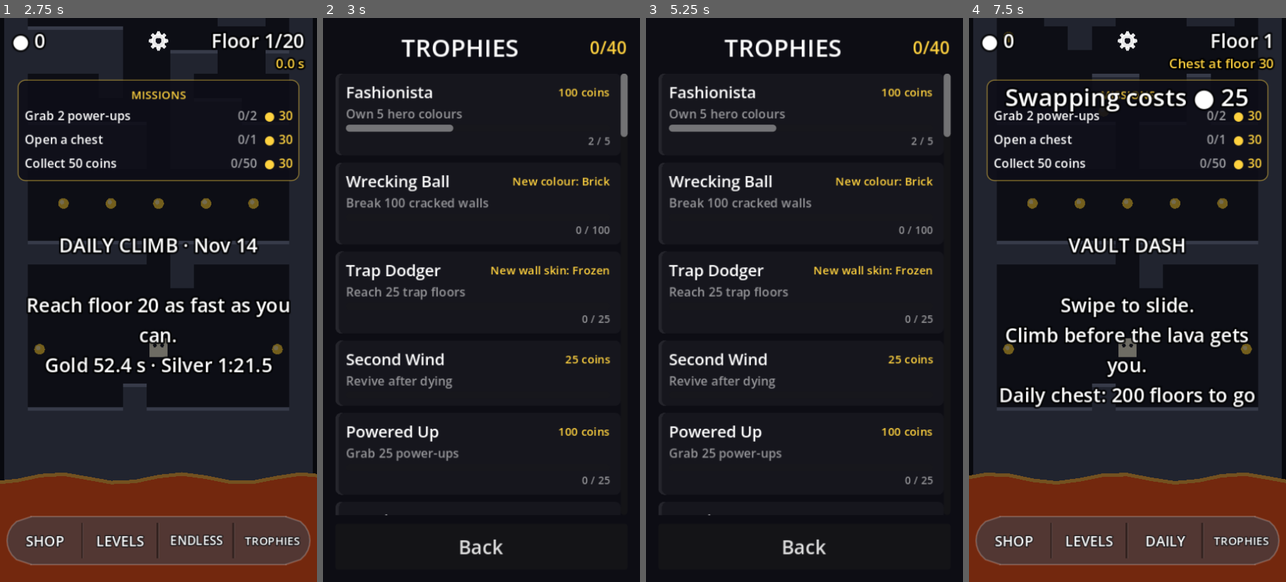
Above: before the commit, frames 1-4 (left to right).
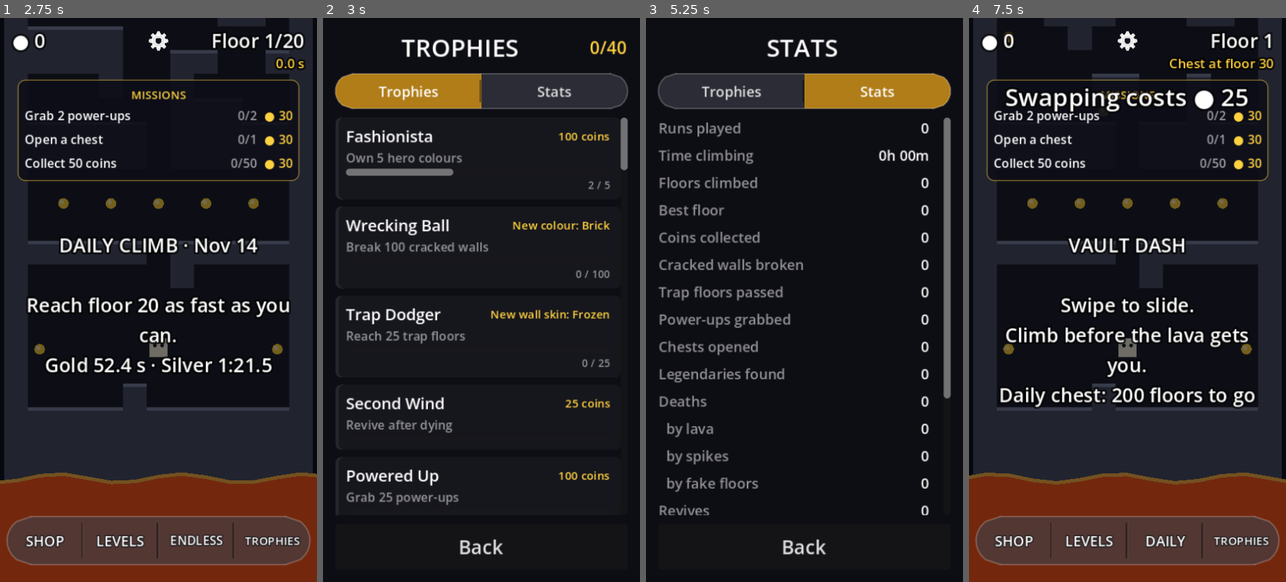
Above: after the commit, the same moments.

Repository: erelcaferm/vault-dash
Game: Godot game, scene res://scenes/main.tscn
Same seed, same stepped clock (60 frames per second), same inputs: the game is played once before the commit and once after it.
Inputs (mouse positions are in pixels of both pictures, inside the frame that each line leads up to):
- Up to frame 1 (2.75 s): click "SHOP" at 0.5 s; click "LEVELS" at 1.25 s; click "DAILY" at 2 s
- Up to frame 2 (3 s): click "TROPHIES" at 2.75 s
- Up to frame 3 (5.25 s): click (804, 40) at 3.5 s; click (731, 91) at 4.25 s, where only the run after the commit has a clickable "Trophies"; click (877, 91) at 5 s, where only the run after the commit has a clickable "Stats"
- Up to frame 4 (7.5 s): click "ENDLESS" at 5.75 s; click "ENDLESS" at 6.5 s; click (1127, 113) at 7.27 s

Frame 1 is identical in both runs. In frame 2, 14% of the frame differs, in the area x 3-97%, y 9-89%; in frame 3, 14%, in the area x 3-97%, y 3-89%; in frame 4, less than 0.1%.

Commit message:
Stats tab on the trophies screen
Lifetime runs, time, floors, coins, deaths by cause, chests, dailies,
levels and cosmetics owned. Floors and play time are banked once per run,
even across a revive.

Co-Authored-By: Claude Opus 5.5 (1M context) <noreply@anthropic.com>
Claude-Session: https://claude.ai/code/session_012HmKL1m49VtDJvmPDdVVsr

Diff:
--- a/scripts/achievements_screen.gd
+++ b/scripts/achievements_screen.gd
@@ -1,5 +1,6 @@
 extends Control
-## The list of achievements, with progress towards each one.
+## The list of achievements, with progress towards each one, and a Stats
+## tab of lifetime numbers.
 
 signal closed
 
@@ -11,6 +12,12 @@
 var game
 var _list: VBoxContainer
 var _count: Label
+var _title: Label
+var _tabs: HBoxContainer
+var showing_stats := false
+
+const PillStyle := preload("res://scripts/pill_style.gd")
+const Skins := preload("res://scripts/skins.gd")
 
 
 func setup(main_game) -> void:
@@ -32,11 +39,31 @@
 
 	var header := HBoxContainer.new()
 	column.add_child(header)
-	var title := _label("TROPHIES", 28)
-	title.size_flags_horizontal = SIZE_EXPAND_FILL
-	header.add_child(title)
+	_title = _label("TROPHIES", 28)
+	_title.size_flags_horizontal = SIZE_EXPAND_FILL
+	header.add_child(_title)
 	_count = _label("", 20, Color("ffd23f"))
 	header.add_child(_count)
+
+	_tabs = HBoxContainer.new()
+	_tabs.add_theme_constant_override("separation", 0)
+	column.add_child(_tabs)
+	for t in [["Trophies", false], ["Stats", true]]:
+		var b := Button.new()
+		b.text = t[0]
+		b.toggle_mode = true
+		b.size_flags_horizontal = SIZE_EXPAND_FILL
+		b.custom_minimum_size.y = 40
+		b.add_theme_font_size_override("font_size", 16)
+		for key in ["normal", "hover", "disabled"]:
+			b.add_theme_stylebox_override(key, PillStyle.new(Color(0.24, 0.25, 0.29, 0.62)))
+		b.add_theme_stylebox_override("pressed", PillStyle.new(Color(0.85, 0.6, 0.1, 0.8)))
+		b.add_theme_stylebox_override("hover_pressed", PillStyle.new(Color(0.85, 0.6, 0.1, 0.8)))
+		b.add_theme_stylebox_override("focus", StyleBoxEmpty.new())
+		b.pressed.connect(func():
+			showing_stats = t[1]
+			open())
+		_tabs.add_child(b)
 
 	var scroll := ScrollContainer.new()
 	scroll.size_flags_vertical = SIZE_EXPAND_FILL
@@ -61,6 +88,18 @@
 	for c in _list.get_children():
 		_list.remove_child(c)
 		c.queue_free()
+	for i in _tabs.get_child_count():
+		var b: Button = _tabs.get_child(i)
+		b.set_pressed_no_signal((i == 1) == showing_stats)
+		for key in ["normal", "pressed", "hover_pressed", "disabled"]:
+			var face: PillStyle = b.get_theme_stylebox(key)
+			face.round_left = i == 0
+			face.round_right = i == 1
+			face.divider = i == 0
+	_title.text = "STATS" if showing_stats else "TROPHIES"
+	if showing_stats:
+		_show_stats()
+		return
 	var done := 0
 	# Unlocked first, then the ones you're closest to.
 	var rows: Array = Achievements.LIST.duplicate()
@@ -75,6 +114,57 @@
 			done += 1
 		_list.add_child(_row(a))
 	_count.text = "%d/%d" % [done, Achievements.LIST.size()]
+
+
+## Lifetime numbers, as [label, value] rows.
+func stat_rows() -> Array:
+	var owned := 0
+	var total := 0
+	for kind in ["hero", "hat", "walls", "trail", "lava"]:
+		for item in Skins.list(kind):
+			total += 1
+			if game.owns(item):
+				owned += 1
+	var seconds: int = game.stat("play_seconds")
+	var deaths: int = game.stat("deaths")
+	return [
+		["Runs played", str(game.stat("runs"))],
+		["Time climbing", "%dh %02dm" % [seconds / 3600, (seconds / 60) % 60]],
+		["Floors climbed", str(game.stat("floors_climbed"))],
+		["Best floor", str(game.best_floor)],
+		["Coins collected", str(game.stat("coins_collected"))],
+		["Cracked walls broken", str(game.stat("walls_broken"))],
+		["Trap floors passed", str(game.stat("trap_floors"))],
+		["Power-ups grabbed", str(game.stat("powerups"))],
+		["Chests opened", str(game.stat("chests_opened"))],
+		["Legendaries found", str(game.stat("legendaries"))],
+		["Deaths", str(deaths)],
+		["  by lava", str(game.stat("deaths_lava"))],
+		["  by spikes", str(game.stat("deaths_spikes"))],
+		["  by fake floors", str(game.stat("deaths_fake"))],
+		["Revives", str(game.stat("revives"))],
+		["Daily Climbs played", str(game.stat("daily_days"))],
+		["Daily gold medals", str(game.stat("daily_golds"))],
+		["Levels cleared", "%d / %d" % [game.levels_cleared.size(), game.Levels.LEVELS.size()]],
+		["Level stars", str(game.total_stars())],
+		["Missions finished", str(game.stat("missions_done"))],
+		["Cosmetics owned", "%d / %d" % [owned, total]],
+	]
+
+
+func _show_stats() -> void:
+	_count.text = ""
+	for row in stat_rows():
+		var line := HBoxContainer.new()
+		var name_label := _label(row[0], 16, DIM)
+		name_label.horizontal_alignment = HORIZONTAL_ALIGNMENT_LEFT
+		name_label.size_flags_horizontal = SIZE_EXPAND_FILL
+		line.add_child(name_label)
+		line.add_child(_label(row[1], 16, Color.WHITE))
+		var gap := Control.new()
+		gap.custom_minimum_size.x = 12
+		line.add_child(gap)
+		_list.add_child(line)
 
 
 func _fraction(a: Dictionary) -> float:
--- a/scripts/main.gd
+++ b/scripts/main.gd
@@ -208,6 +208,7 @@
 var ad_revive_button: Button
 var ad_double_button: Button
 var doubled := false               # this run's coins were already doubled by an ad
+var stats_banked := Vector2i.ZERO  # floors and seconds of this run already added to the stats
 var ad_coins_day := ""             # the day ad_coins_today counts
 var ad_coins_today := 0            # shop coin ads watched that day
 var deal_day := ""                 # the day deal_id was picked
@@ -312,6 +313,7 @@
 	slide_start = cell
 	revived = false
 	doubled = false
+	stats_banked = Vector2i.ZERO
 	lava_grace = 0.0
 	best_at_start = best_floor
 	daily_best_at_start = daily_best
@@ -1033,6 +1035,11 @@
 
 
 func _bank_run() -> void:
+	# Lifetime totals for the stats page (a revive banks only what's new).
+	if not is_level():
+		add_stat("floors_climbed", maxi(run_floor - stats_banked.x, 0))
+		add_stat("play_seconds", maxi(int(elapsed) - stats_banked.y, 0))
+		stats_banked = Vector2i(run_floor, int(elapsed))
 	total_coins += run_coins
 	best_floor = maxi(best_floor, run_floor)
 	check_achievements()
--- a/tests/test_revive.gd
+++ b/tests/test_revive.gd
@@ -38,7 +38,9 @@
 	_expect(game.run_coins == 0, "coins from before the death stay banked, not counted twice")
 	_expect(game.unlocked.has("second_wind"), "reviving unlocks Second Wind")
 
+	game.run_floor = 12
 	game._die("Test on floor %d", "lava")
+	_expect(game.stat("floors_climbed") == 12, "a revived run's floors count once in the stats")
 	_expect(not game.revive_button.visible and not game.revive(), "only one revive per run")
 	game.reset()
 	_expect(not game.revived, "a new run gets its revive back")
--- a/translations/strings.csv
+++ b/translations/strings.csv
@@ -386,3 +386,27 @@
 Preview: %d items,Preview: %d items,Vista previa: %d objetos,Aperçu : %d objets,Vorschau: %d Gegenstände,Önizleme: %d eşya,Просмотр: %d предм.,预览：%d 件,預覽：%d 件
 AD: +%d coins (%d),AD: +%d coins (%d),ANUNCIO: +%d monedas (%d),PUB : +%d pièces (%d),WERBUNG: +%d Münzen (%d),REKLAM: +%d altın (%d),РЕКЛАМА: +%d монет (%d),广告：+%d 金币（%d）,廣告：+%d 金幣（%d）
 DEAL: %s -%d%%,DEAL: %s -%d%%,OFERTA: %s -%d%%,PROMO : %s -%d%%,ANGEBOT: %s -%d%%,FIRSAT: %s -%d%%,СКИДКА: %s -%d%%,特惠：%s -%d%%,特惠：%s -%d%%
+STATS,STATS,ESTADÍSTICAS,STATS,STATISTIK,İSTATİSTİK,СТАТИСТИКА,统计,統計
+Stats,Stats,Estadísticas,Stats,Statistik,İstatistik,Статистика,统计,統計
+Trophies,Trophies,Trofeos,Trophées,Trophäen,Kupalar,Трофеи,奖杯,獎盃
+Runs played,Runs played,Partidas jugadas,Parties jouées,Gespielte Runden,Oynanan tur,Сыграно забегов,游玩次数,遊玩次數
+Time climbing,Time climbing,Tiempo escalando,Temps d'escalade,Kletterzeit,Tırmanma süresi,Время подъёма,攀爬时间,攀爬時間
+Floors climbed,Floors climbed,Pisos escalados,Étages gravis,Erklommene Etagen,Tırmanılan kat,Пройдено этажей,攀爬楼层,攀爬樓層
+Best floor,Best floor,Mejor piso,Meilleur étage,Beste Etage,En iyi kat,Лучший этаж,最高楼层,最高樓層
+Coins collected,Coins collected,Monedas recogidas,Pièces ramassées,Gesammelte Münzen,Toplanan altın,Собрано монет,收集金币,收集金幣
+Cracked walls broken,Cracked walls broken,Muros agrietados rotos,Murs fissurés cassés,Zerbrochene Risswände,Kırılan çatlak duvar,Разбито стен,击碎裂墙,擊碎裂牆
+Trap floors passed,Trap floors passed,Pisos trampa superados,Étages piégés passés,Fallen-Etagen geschafft,Geçilen tuzak kat,Пройдено ловушек,通过陷阱层,通過陷阱層
+Power-ups grabbed,Power-ups grabbed,Potenciadores cogidos,Bonus ramassés,Power-ups gesammelt,Alınan güçlendirici,Собрано бонусов,拾取道具,拾取道具
+Chests opened,Chests opened,Cofres abiertos,Coffres ouverts,Geöffnete Truhen,Açılan sandık,Открыто сундуков,开启宝箱,開啟寶箱
+Legendaries found,Legendaries found,Legendarios encontrados,Légendaires trouvés,Gefundene Legendäre,Bulunan efsanevi,Найдено легендарных,获得传说,獲得傳說
+Deaths,Deaths,Muertes,Morts,Tode,Ölüm,Смерти,死亡次数,死亡次數
+  by lava,  by lava,  por lava,  par la lave,  durch Lava,  lavadan,  от лавы,  被岩浆,  被岩漿
+  by spikes,  by spikes,  por pinchos,  par les pics,  durch Stacheln,  dikenlerden,  от шипов,  被尖刺,  被尖刺
+  by fake floors,  by fake floors,  por suelos falsos,  par les faux sols,  durch falsche Böden,  sahte zeminden,  от ложного пола,  被假地板,  被假地板
+Revives,Revives,Resurrecciones,Résurrections,Wiederbelebungen,Dirilme,Воскрешения,复活次数,復活次數
+Daily Climbs played,Daily Climbs played,Escaladas diarias jugadas,Ascensions du jour jouées,Gespielte Tagesaufstiege,Oynanan günlük tırmanış,Сыграно ежедневных,每日攀登次数,每日攀登次數
+Daily gold medals,Daily gold medals,Medallas de oro diarias,Médailles d'or du jour,Tägliche Goldmedaillen,Günlük altın madalya,Золотые медали,每日金牌,每日金牌
+Levels cleared,Levels cleared,Niveles superados,Niveaux réussis,Geschaffte Level,Geçilen seviye,Пройдено уровней,通关关卡,通關關卡
+Level stars,Level stars,Estrellas de nivel,Étoiles de niveau,Level-Sterne,Seviye yıldızı,Звёзды уровней,关卡星星,關卡星星
+Missions finished,Missions finished,Misiones completadas,Missions terminées,Erledigte Missionen,Biten görev,Выполнено заданий,完成任务,完成任務
+Cosmetics owned,Cosmetics owned,Cosméticos obtenidos,Cosmétiques possédés,Eigene Kosmetik,Sahip olunan kozmetik,Косметики собрано,拥有外观,擁有外觀
